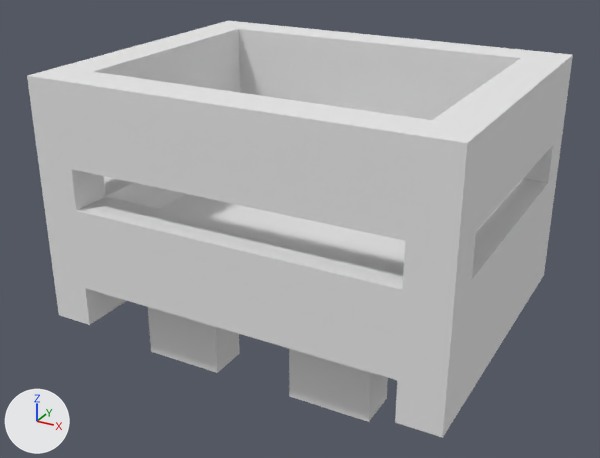
The OBJ model DirectXGame/Assets/Model/.Deco/trolley/trolley.obj as it was, and as the next commit left it.
Rendered twice from a camera (50 mm lens) standing at (0.795, -1.395, 1.125) and looking at (-0.117, 0.263, 0.296). The axes (+X, +Y, +Z) are drawn at lower left. The lights are the same throughout. Where no turn or scale is listed for an object, it has been applied to the vertices.

The scene before the commit, as lines of its bpy script (objects in view):
```python
me_untitled = bpy.data.meshes.new('Untitled')
me_untitled.from_pydata(...)  # 84 vertices, 180 faces; spans x -0.6..0.4, y -0.1..0.7, z 0.0..0.7
me_untitled.materials.append(mat_palette)  # white #e7e7e7
ob_untitled = bpy.data.objects.new('Untitled', me_untitled)
ob_untitled.location = (0.0, 0.0, 0.0)
```
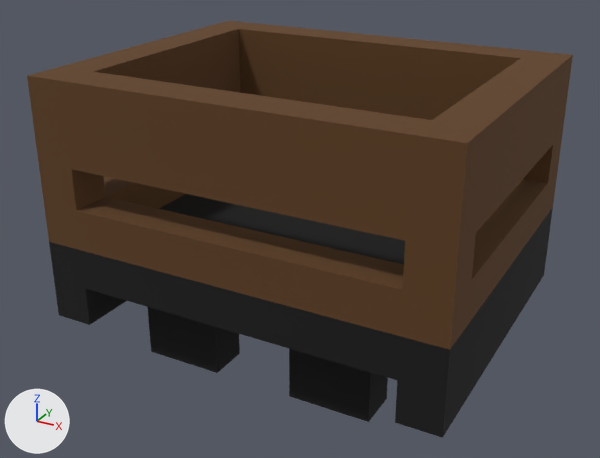
The newer file is also turned or shifted as a whole; pictures and numbers use the older file's frame.

Changed parts and their boxes [x1, y1, x2, y2] in the pictures (600 x 458 px):
'Untitled', recoloured (grey to brown)
    both: [27, 21, 573, 438]

Edits to the bpy script that builds the scene:
```text
Add img_trolley_png:
    img_trolley_png = load_image('trolley.png', 'trolley.png', 256, 1, 'sRGB')
Add mat_palette_001:
    mat_palette_001 = principled_material('palette.001')
    mat_palette_001.texture = img_trolley_png
    mat_palette_001.roughness = 1.0
Change me_untitled:
    where me_untitled.from_pydata(...)  # 84 vertices, 180 faces; spans x -0.6..0.4, y -0.1..0.7, z 0.0..0.7
    remove me_untitled.materials.append(mat_palette)  # white #e7e7e7
    add me_untitled.materials.append(mat_palette_001)  # picture img_trolley_png
```
